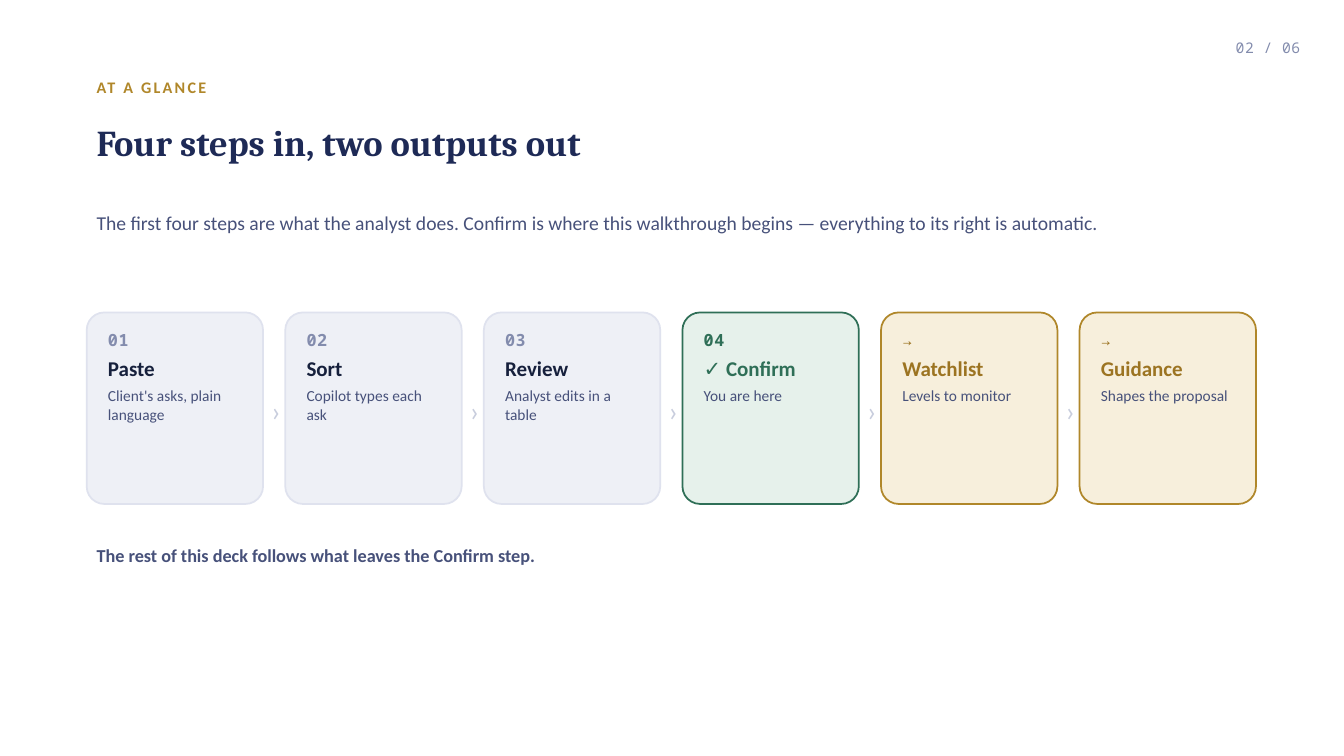
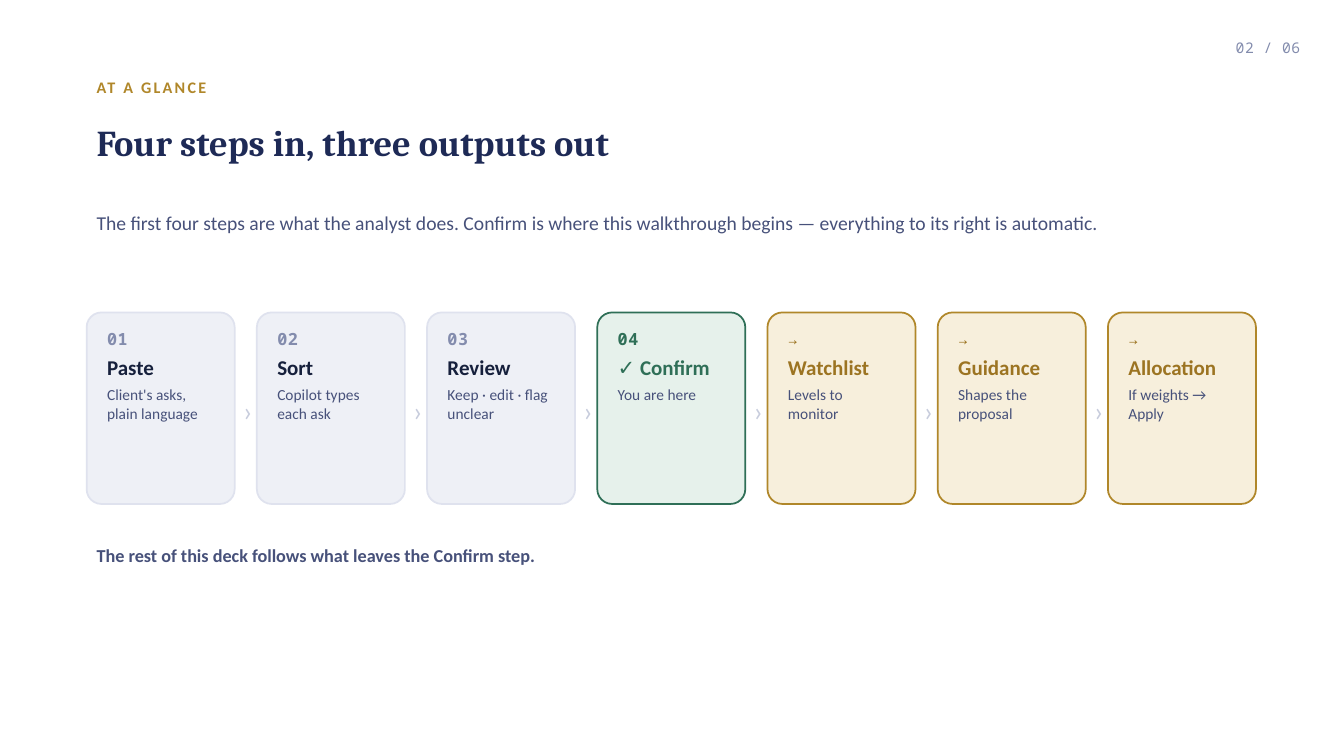
Before and after one commit to desmond108/family-office-copilot, a slide deck: slide 2 of Tactical_Workflow.pptx. Drawn at 1344x756 pixels with LibreOffice and Linux fonts; fonts in the diff are those of the drawing. Boxes give left, top, right and bottom in pixels: in the first picture for what was removed or moved away, otherwise in the second. Text is boxed around its words. In the diff, an @@ line names an element or a change of style, - is before the commit and + after.

```diff
--- a/Tactical_Workflow.pptx
+++ b/Tactical_Workflow.pptx
@@ text at (97,130,609,164): text changed @@
-Four steps in, two outputs out
+Four steps in, three outputs out
@@ rounded rectangle "01": place and size @@
-rounded rectangle "01" at (87,313,263,504)
+rounded rectangle "01" at (87,313,235,504)
@@ rounded rectangle "02": place and size @@
-rounded rectangle "02" at (285,313,462,504)
+rounded rectangle "02" at (257,313,405,504)
@@ rounded rectangle "03": place and size @@
-rounded rectangle "03" at (484,313,660,504)
+rounded rectangle "03" at (427,313,576,504)
@@ rounded rectangle "04": place and size @@
-rounded rectangle "04" at (683,313,859,504)
+rounded rectangle "04" at (598,313,746,504)
@@ rounded rectangle "→": place and size @@
-rounded rectangle "→" at (881,313,1058,504)
+rounded rectangle "→" at (767,313,915,504)
@@ rounded rectangle "→": place and size @@
-rounded rectangle "→" at (1080,313,1256,504)
+rounded rectangle "→" at (938,313,1086,504)
@@ rounded rectangle added at (1108,313,1256,504), fill #F7EFDC, outline #B0872A 1.25 pt, 11 pt, text #47517A @@
+→
+Allocation
+If weights → Apply
@@ text "›": place and size @@
-text "›" at (261,388,291,429)
+text "›" at (233,388,263,429)
@@ text "›": place and size @@
-text "›" at (460,388,490,429)
+text "›" at (403,388,434,429)
@@ text in rounded rectangle at (447,389,548,419): text changed @@
-Analyst edits in a table
+Keep · edit · flag unclear
@@ text "›": place and size @@
-text "›" at (658,388,689,429)
+text "›" at (574,388,604,429)
@@ text "›": place and size @@
-text "›" at (857,388,887,429)
+text "›" at (743,388,773,429)
@@ text "›": place and size @@
-text "›" at (1056,388,1086,429)
+text "›" at (913,388,944,429)
@@ text added at (1084,388,1114,429), 20 pt, text #C8CDDD @@
+›
```
Also in this commit, not shown: 2 other slides changed, 7 other files.
